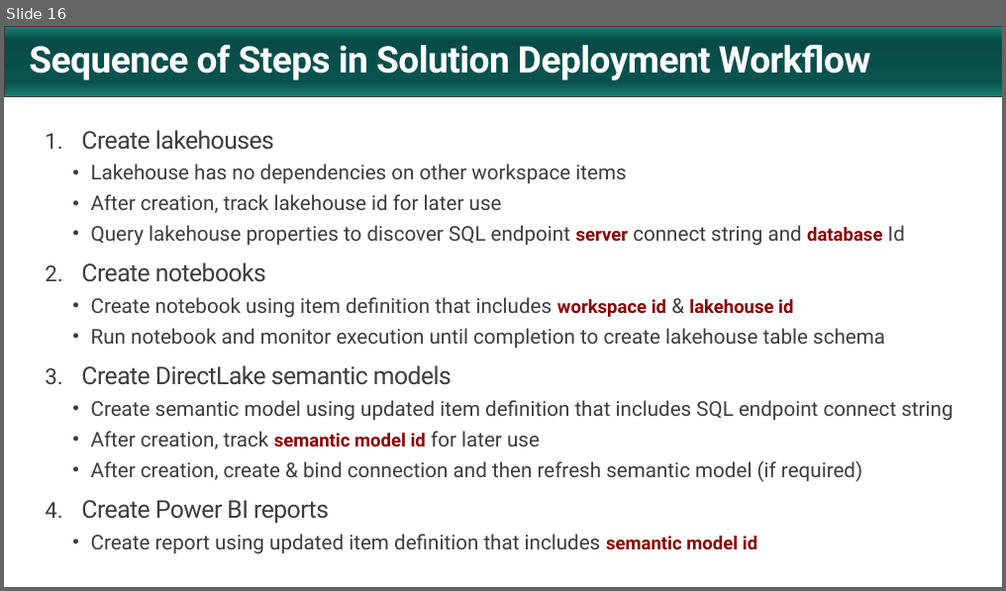
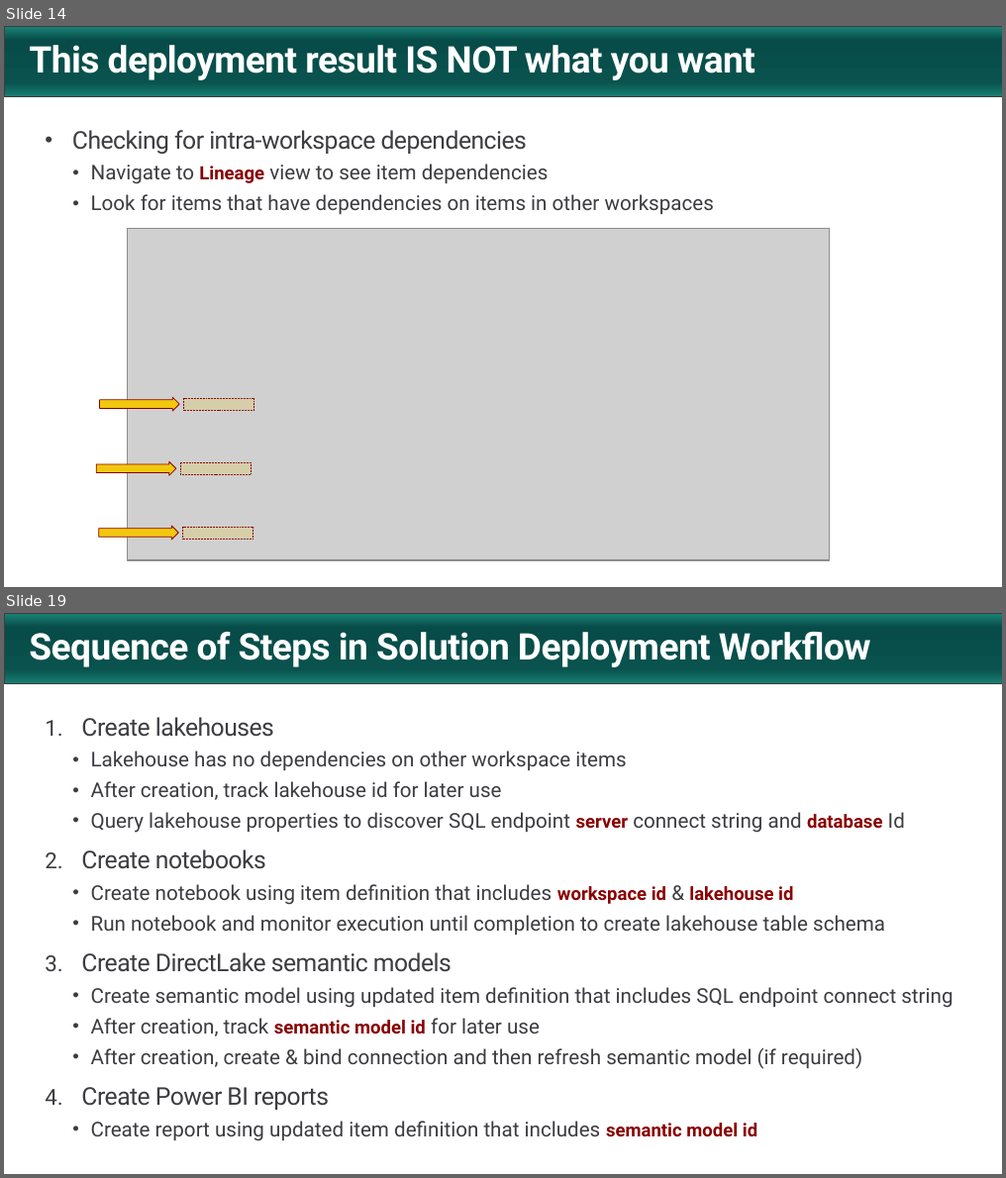
Before and after one commit to FabricDevCamp/FabricSolutionDeployment, a slide deck: docs/Automating Fabric Solution Deployment.pptx. Shown one above the other, each under a label of ours: slide 16 before the commit, slides 14 and 19 after it; the slides between them are not shown. The pictures are 1006x591 and 1006x1178 pixels, drawn with LibreOffice and Linux fonts; fonts in the diff are those of the drawing; grey boxes stand for pictures; background and template pictures are left out. Boxes give left, top, right and bottom in pixels: in the first picture for what was removed or moved away, otherwise in the second. Text is boxed around its words. In the diff, an @@ line names an element or a change of style, - is before the commit and + after.

```diff
--- a/docs/Automating Fabric Solution Deployment.pptx
+++ b/docs/Automating Fabric Solution Deployment.pptx
@@ slide 14 added at <box>4,26,1002,587</box>, background #FFFFFF; not listed: 1 template element that a slide beside it also shows @@
@@ title added at <box>29,45,755,80</box>, 36 pt, text #FFFFFF, bold @@
+This deployment result IS NOT what you want
@@ text added at <box>72,130,714,214</box>, 20 pt, text #3C3C41 @@
+• Checking for intra-workspace dependencies
+  • Navigate to Lineage view to see item dependencies
+  • Look for items that have dependencies on items in other workspaces
@@ picture added at <box>128,229,829,561</box> @@
@@ picture added at <box>128,229,829,561</box> @@
@@ right arrow added at <box>99,397,179,411</box>, fill #F2C80F, outline #8A0000 0.75 pt @@
@@ rectangle added at <box>184,398,254,410</box>, fill #F2C80F at 20% opacity, outline #8A0000 0.75 pt dashed @@
@@ right arrow added at <box>96,462,176,475</box>, fill #F2C80F, outline #8A0000 0.75 pt @@
@@ rectangle added at <box>181,463,252,474</box>, fill #F2C80F at 20% opacity, outline #8A0000 0.75 pt dashed @@
@@ right arrow added at <box>99,526,178,540</box>, fill #F2C80F, outline #8A0000 0.75 pt @@
@@ rectangle added at <box>183,527,253,539</box>, fill #F2C80F at 20% opacity, outline #8A0000 0.75 pt dashed @@
@@ what was slide 16 is now slide 19 @@
```
Also in this commit, not shown: 10 slides changed, 22 other slides added, 13 slides removed.
